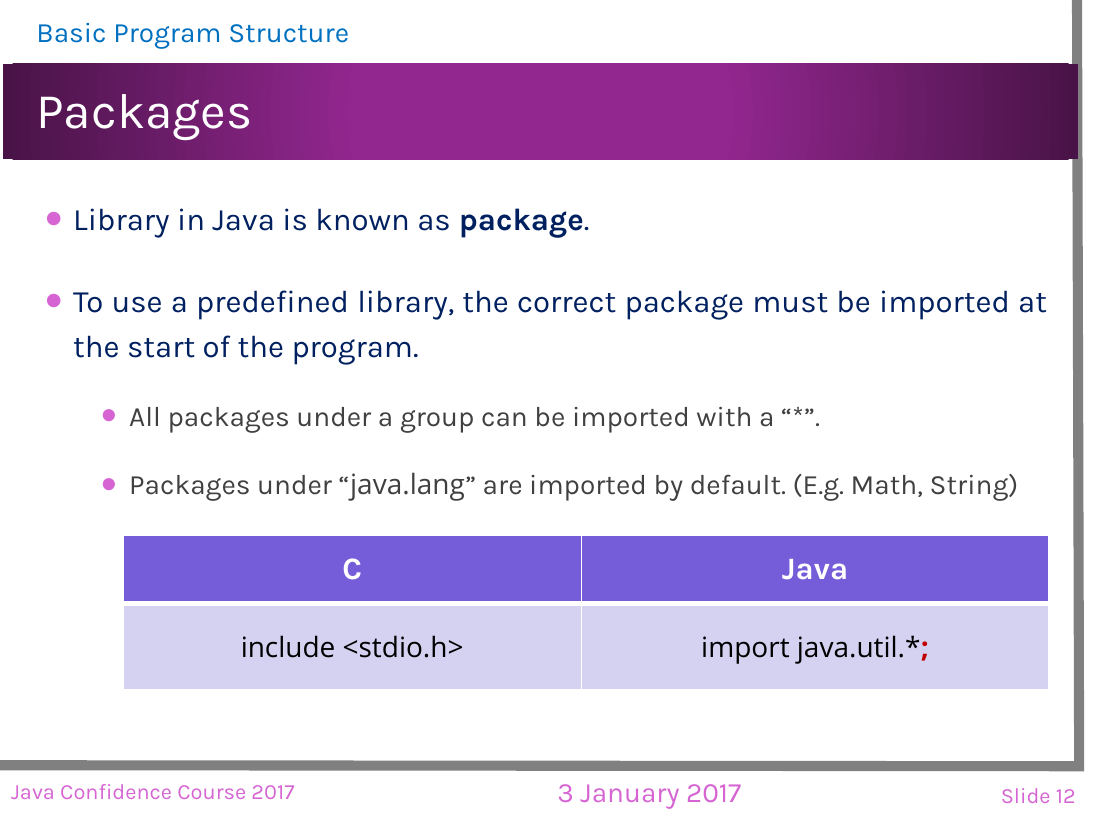
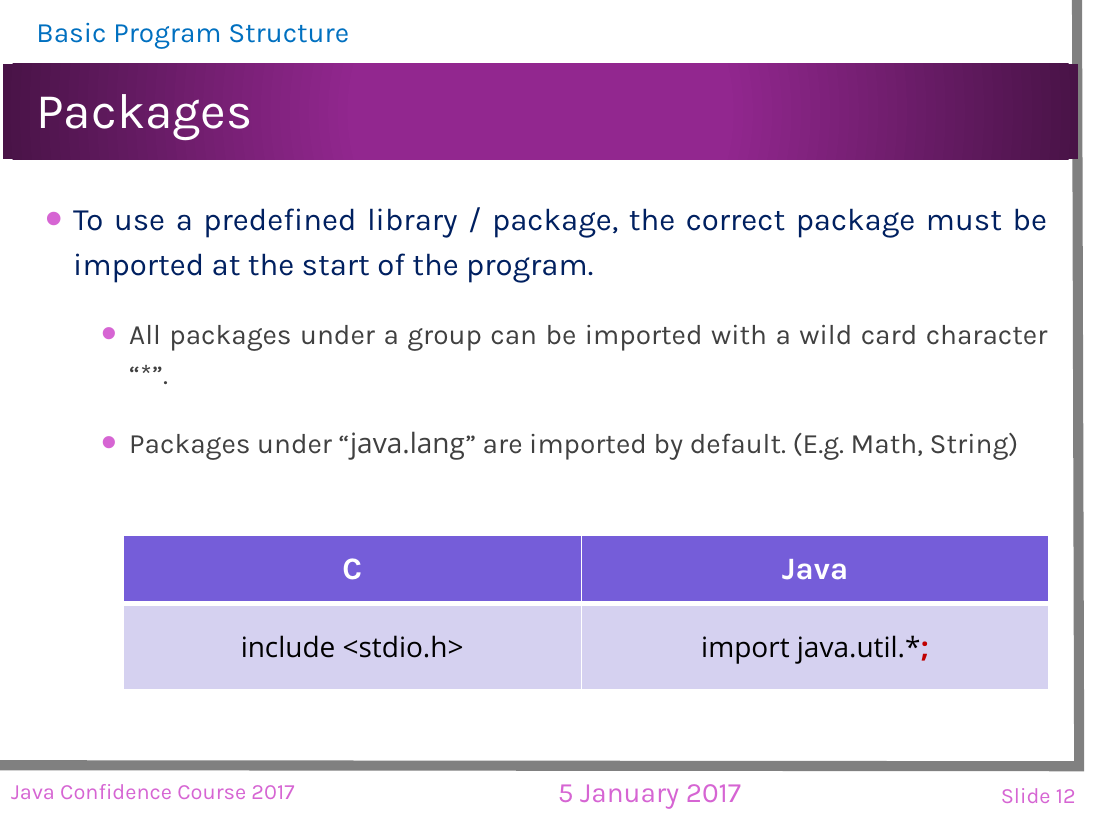
Before and after one commit to landuomu/JCC2017, a slide deck: slide 12 of Slides/JCC2017.pptx. Drawn at 1120x840 pixels with LibreOffice and Linux fonts; fonts in the diff are those of the drawing; background and template pictures are left out. Boxes give left, top, right and bottom in pixels: in the first picture for what was removed or moved away, otherwise in the second. Text is boxed around its words. In the diff, an @@ line names an element or a change of style, - is before the commit and + after.

```diff
--- a/Slides/JCC2017.pptx
+++ b/Slides/JCC2017.pptx
@@ text at <box>73,208,1048,351</box>: text changed @@
-• Library in Java is known as package.
-• To use a predefined library, the correct package must be imported at the start of the program.
-  • All packages under a group can be imported with a “*”.
+• To use a predefined library / package, the correct package must be imported at the start of the program.
+  • All packages under a group can be imported with a wild card character “*”.
@@ text at <box>558,784,741,808</box>: text changed @@
-3 January 2017
+5 January 2017
```
Also in this commit, not shown: 73 other slides changed, 5 slides added, 1 slide removed.
